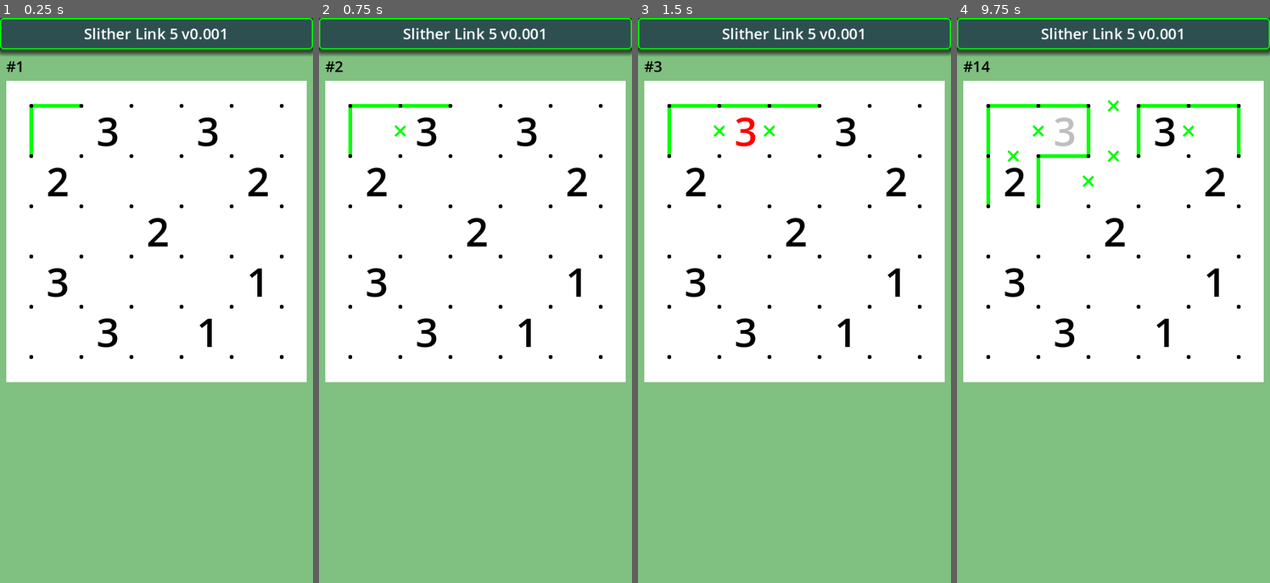
Above: before the commit, frames 1-4 (left to right).
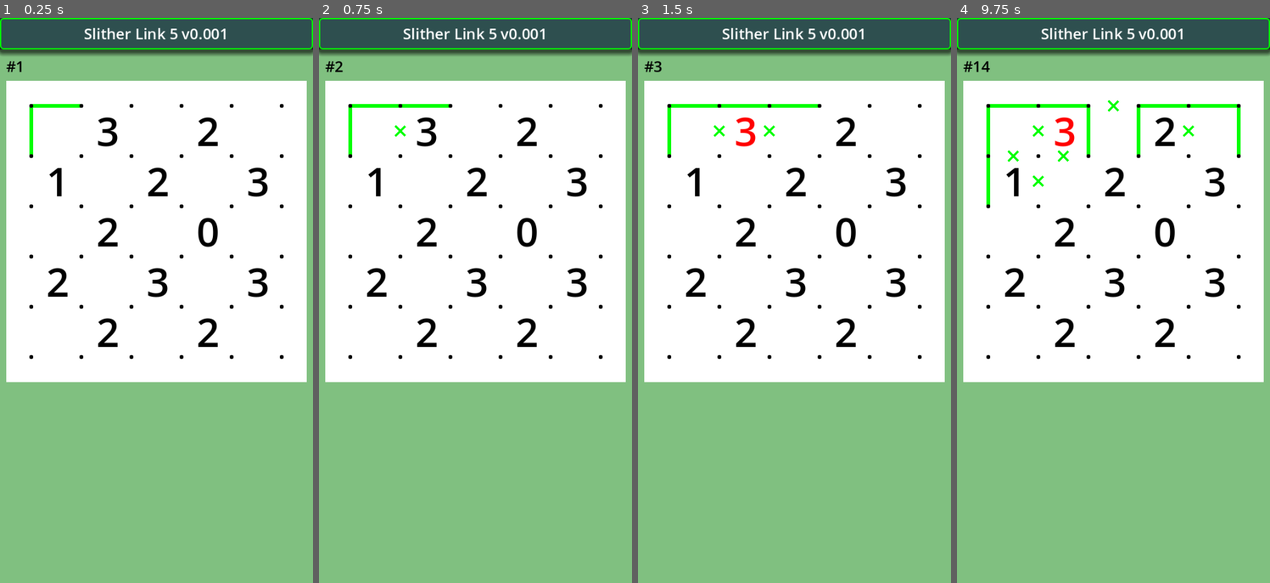
Above: after the commit, the same moments.

Repository: vivisuke/SlitherLink5
Game: Godot game, scene res://main.tscn
Same seed, same stepped clock (60 frames per second), same inputs: the game is played once before the commit and once after it.
Inputs (mouse positions are in pixels of both pictures, inside the frame that each line leads up to):
- Up to frame 1 (0.25 s): no input
- Up to frame 2 (0.75 s): tap Enter at 0.5 s; move the mouse to (544, 272) at 0.52 s; click (544, 272) at 0.67 s
- Up to frame 3 (1.5 s): tap Space at 1.25 s; move the mouse to (731, 328) at 1.27 s; click (731, 328) at 1.42 s
- Up to frame 4 (9.75 s): tap Enter at 2, 3.5 s; move the mouse to (1144, 176) at 2.02 s; click (1144, 176) at 2.17 s; tap Space at 2.75, 4.25 s; move the mouse to (1097, 413) at 2.77 s; click (1097, 413) at 2.92 s; move the mouse to (1207, 385) at 3.52 s; click (1207, 385) at 3.67 s; move the mouse to (1019, 215) at 4.27 s; click (1019, 215) at 4.42 s; move the mouse to (1129, 300) at 5.02 s; click (1129, 300) at 5.17 s; move the mouse to (1066, 159) at 5.77 s; click (1066, 159) at 5.92 s; move the mouse to (1182, 272) at 6.52 s; click (1182, 272) at 6.67 s; move the mouse to (1050, 328) at 7.27 s; click (1050, 328) at 7.42 s; move the mouse to (1144, 176) at 8.02 s; click (1144, 176) at 8.17 s; move the mouse to (1097, 413) at 8.77 s; click (1097, 413) at 8.92 s; move the mouse to (1207, 385) at 9.52 s; click (1207, 385) at 9.67 s

The runs differ from the first frame. In frame 1, 2.0% of the frame differs, in the area x 15-86%, y 17-59%; in frame 2, 2.0%; in frame 3, 2.0%; in frame 4, 2.5%.

Commit message:
0042 ◎ C 02/24 02/24 0.001│問題│下連結した時、左のセル数字が条件を満たさなくても数字が赤表示されない場合がある

Diff:
--- a/SlitherLink5/scripts/main.gd
+++ b/SlitherLink5/scripts/main.gd
@@ -21,6 +21,12 @@
 			 2, -1,  3, -1,  3,
 			-1,  2, -1,  2, -1,
 			]
+const q3 = [ 1,  3,  2,  2,  3,
+			 2, -1, -1, -1,  3,
+			 2, -1, -1, -1,  2,
+			 2, -1, -1, -1,  2,
+			 3,  1,  1,  1,  3,
+			]
 
 var n_steps = 0
 var bd
@@ -43,7 +49,7 @@
 	#bd.move_line2_down(xyToIX(2, 2))
 	#bd.make_loop_random()
 	#bd.links_to_nums()
-	bd.set_clue_num(q1)
+	bd.set_clue_num(q2)
 	init_labels()
 	update_num_labels()
 	$Board/Grid.linkRt = bd.linkRt
@@ -98,6 +104,9 @@
 				elif bd.n_non_edge(ix) > 4 - bd.clue_num[ix]:
 					col = Color.RED
 					satisfied = false
+				elif bd.n_edge(ix) > bd.clue_num[ix]:
+					col = Color.RED
+					satisfied = false
 				num_labels[ix].add_theme_color_override("font_color", col)
 				#if bd.clue_num[ix] == 0:
 				#	print("０:")
Not shown, changed: SlitherLink5.spr
